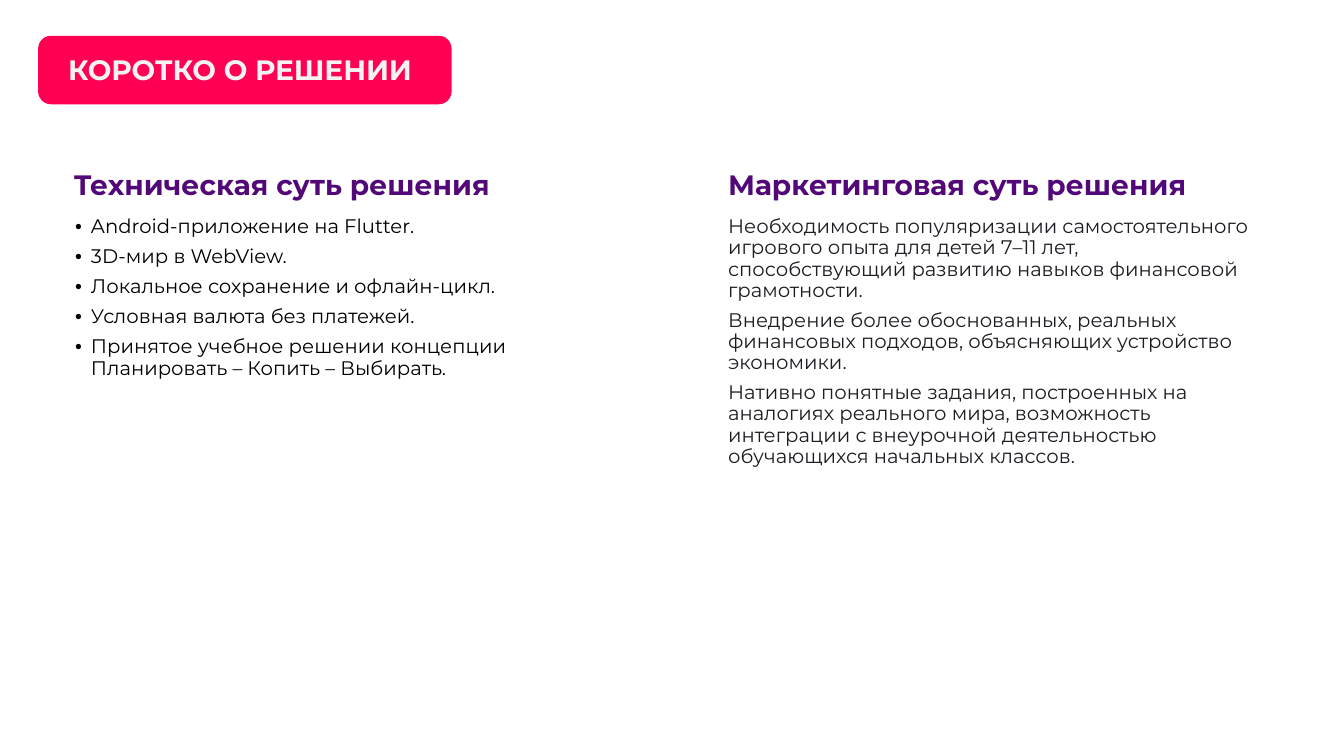
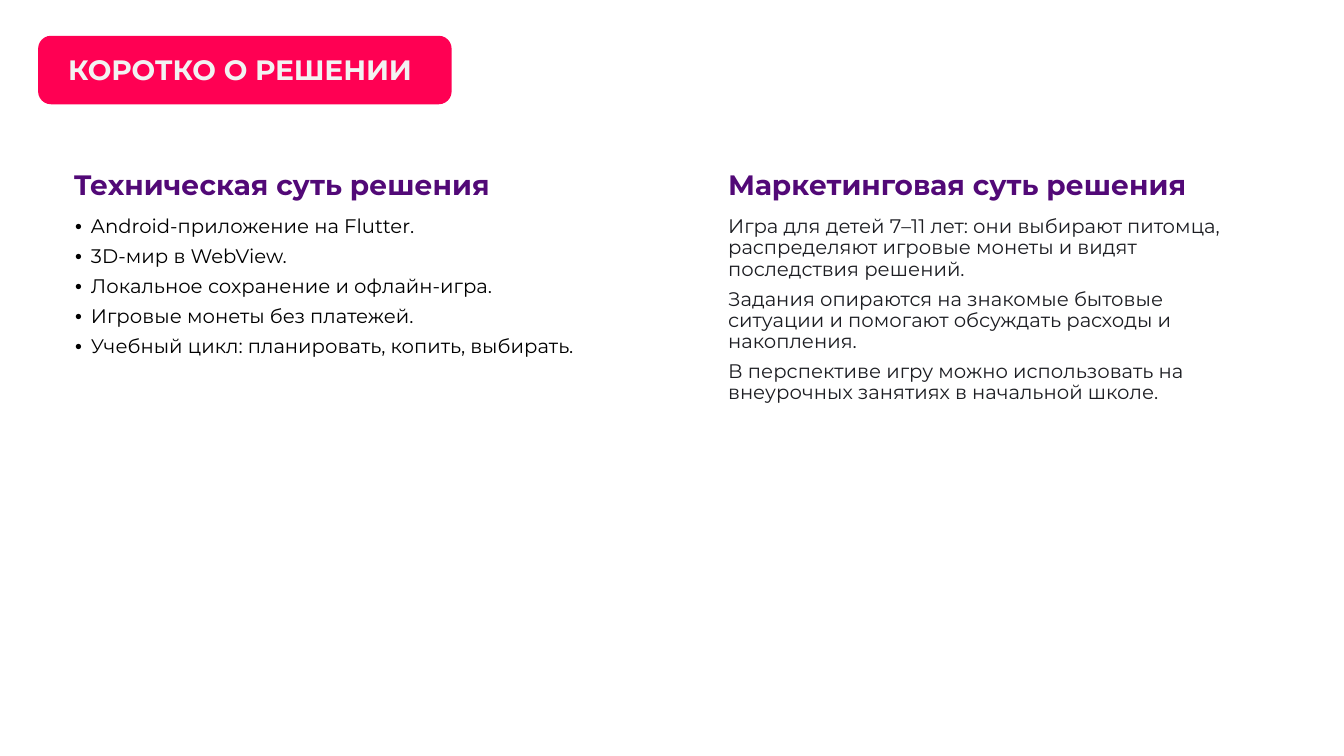
Before and after one commit to punkpsyh-hash/studio37-kopilych-lct2026, a slide deck: slide 5 of docs/submission-2026-09-29/studio37-lct2026-team-presentation.pptx. Drawn at 1344x756 pixels with LibreOffice and Linux fonts; fonts in the diff are those of the drawing; background and template pictures are left out. Boxes give left, top, right and bottom in pixels: in the first picture for what was removed or moved away, otherwise in the second. Text is boxed around its words. In the diff, an @@ line names an element or a change of style, - is before the commit and + after.

```diff
--- a/docs/submission-2026-09-29/studio37-lct2026-team-presentation.pptx
+++ b/docs/submission-2026-09-29/studio37-lct2026-team-presentation.pptx
@@ text at (x1=728, y1=218, x2=1220, y2=403): text changed @@
-Необходимость популяризации самостоятельного игрового опыта для детей 7–11 лет, способствующий развитию навыков финансовой грамотности.
-Внедрение более обоснованных, реальных финансовых подходов, объясняющих устройство экономики.
-Нативно понятные задания, построенных на аналогиях реального мира, возможность интеграции с внеурочной деятельностью обучающихся начальных классов.
+Игра для детей 7–11 лет: они выбирают питомца, распределяют игровые монеты и видят последствия решений.
+Задания опираются на знакомые бытовые ситуации и помогают обсуждать расходы и накопления.
+В перспективе игру можно использовать на внеурочных занятиях в начальной школе.
@@ text at (x1=91, y1=278, x2=573, y2=357): text changed @@
-• Локальное сохранение и офлайн-цикл.
-• Условная валюта без платежей.
-• Принятое учебное решении концепции Планировать – Копить – Выбирать.
+• Локальное сохранение и офлайн-игра.
+• Игровые монеты без платежей.
+• Учебный цикл: планировать, копить, выбирать.
```
Also in this commit, not shown: 2 other slides changed, 49 other files.
